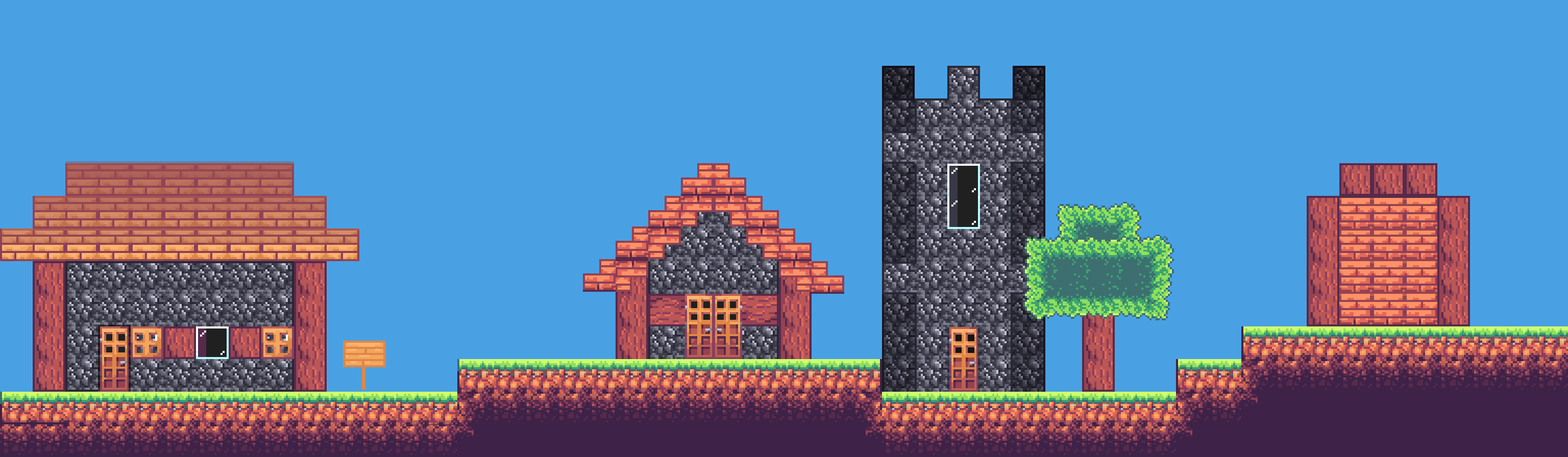
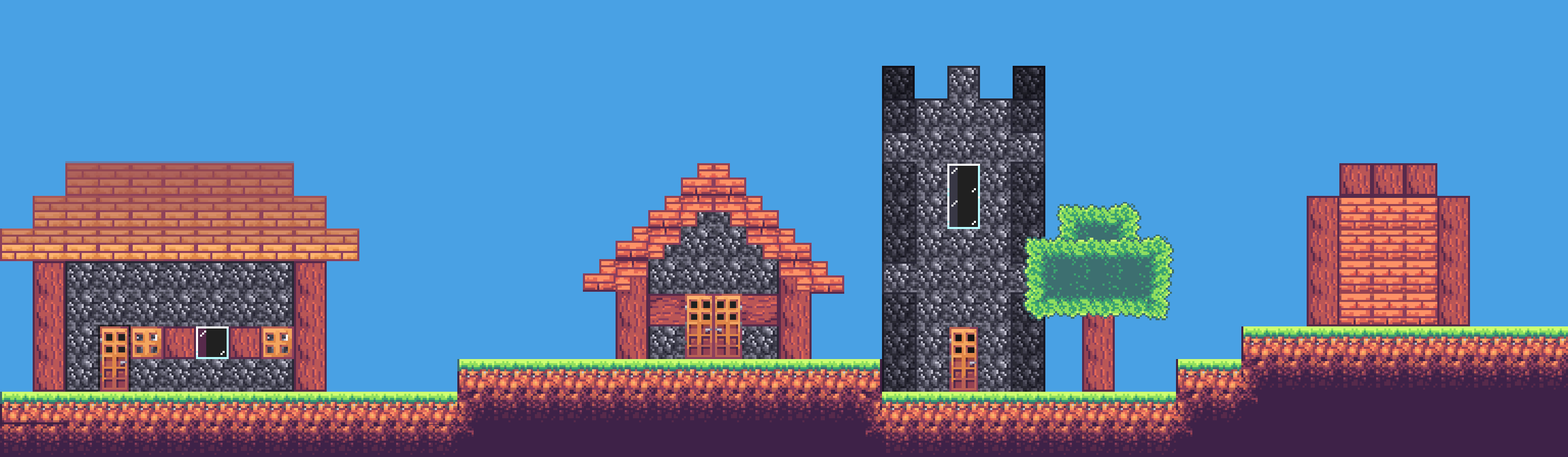
Revision of a layered (1568, 457) image; what changed, layer by layer:
painted on "Background" over [343, 340, 386, 390]
